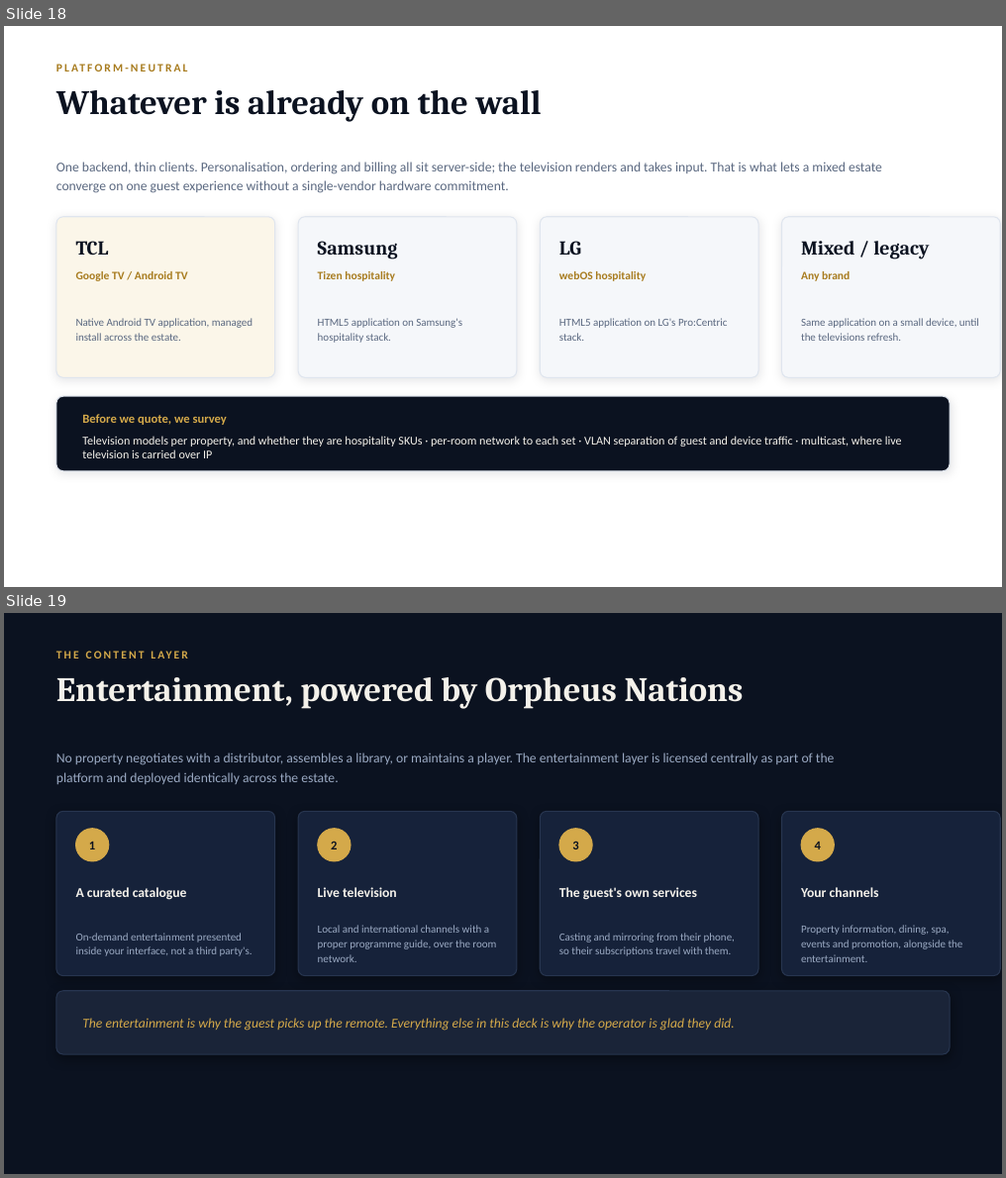
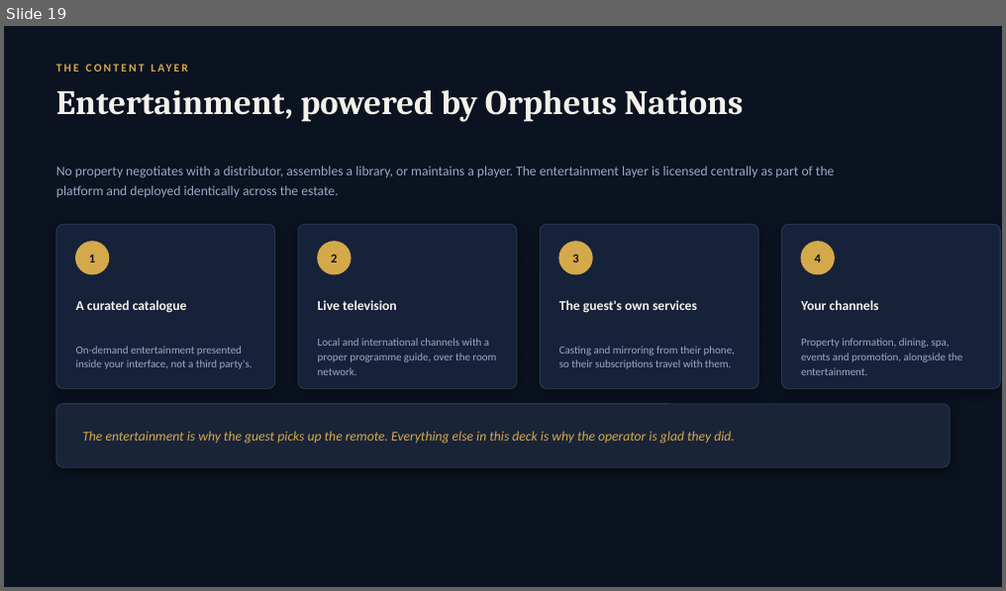
Before and after one commit to jnds0123/iptv-mpplus-site, a slide deck: presentation/Orpheus-Hospitality-Suite.pptx. Shown one above the other, each under a label of ours: slides 18 and 19 before the commit, slide 19 after it. The pictures are 1006x1178 and 1006x591 pixels, drawn with LibreOffice and Linux fonts; fonts in the diff are those of the drawing. Boxes give left, top, right and bottom in pixels: in the first picture for what was removed or moved away, otherwise in the second. Text is boxed around its words. In the diff, an @@ line names an element or a change of style, - is before the commit and + after.

```diff
--- a/presentation/Orpheus-Hospitality-Suite.pptx
+++ b/presentation/Orpheus-Hospitality-Suite.pptx
@@ slide 18 removed at [4, 26, 1002, 587], background #FFFFFF @@
@@ text removed at [56, 58, 949, 78] @@
-PLATFORM-NEUTRAL
@@ text removed at [56, 90, 542, 122] @@
-Whatever is already on the wall
@@ text removed at [56, 162, 882, 193] @@
-One backend, thin clients. Personalisation, ordering and billing all sit server-side; the television renders and takes input. That is what lets a mixed estate converge on one guest experience without a single-vendor hardware commitment.
@@ rounded rectangle removed at [56, 217, 275, 377] @@
@@ rounded rectangle removed at [298, 217, 517, 377] @@
@@ rounded rectangle removed at [540, 217, 758, 377] @@
@@ rounded rectangle removed at [782, 217, 1000, 377] @@
@@ text removed at [76, 241, 109, 256] @@
-TCL
@@ text removed at [318, 241, 398, 260] @@
-Samsung
@@ text removed at [559, 241, 581, 256] @@
-LG
@@ text removed at [801, 241, 929, 260] @@
-Mixed / legacy
@@ text removed at [76, 272, 188, 281] @@
-Google TV / Android TV
@@ text removed at [318, 272, 395, 281] @@
-Tizen hospitality
@@ text removed at [559, 272, 646, 281] @@
-webOS hospitality
@@ text removed at [801, 272, 849, 281] @@
-Any brand
@@ text removed at [76, 318, 252, 341] @@
-Native Android TV application, managed install across the estate.
@@ text removed at [318, 318, 462, 343] @@
-HTML5 application on Samsung's hospitality stack.
@@ text removed at [559, 318, 728, 341] @@
-HTML5 application on LG's Pro:Centric stack.
@@ text removed at [801, 318, 979, 341] @@
-Same application on a small device, until the televisions refresh.
@@ rounded rectangle removed at [56, 396, 949, 472] @@
@@ text removed at [82, 414, 227, 425] @@
-Before we quote, we survey
@@ text removed at [82, 436, 902, 459] @@
-Television models per property, and whether they are hospitality SKUs · per-room network to each set · VLAN separation of guest and device traffic · multicast, where live television is carried over IP
```
Also in this commit, not shown: 3 slides changed, 1 slide added, 4 other files.
